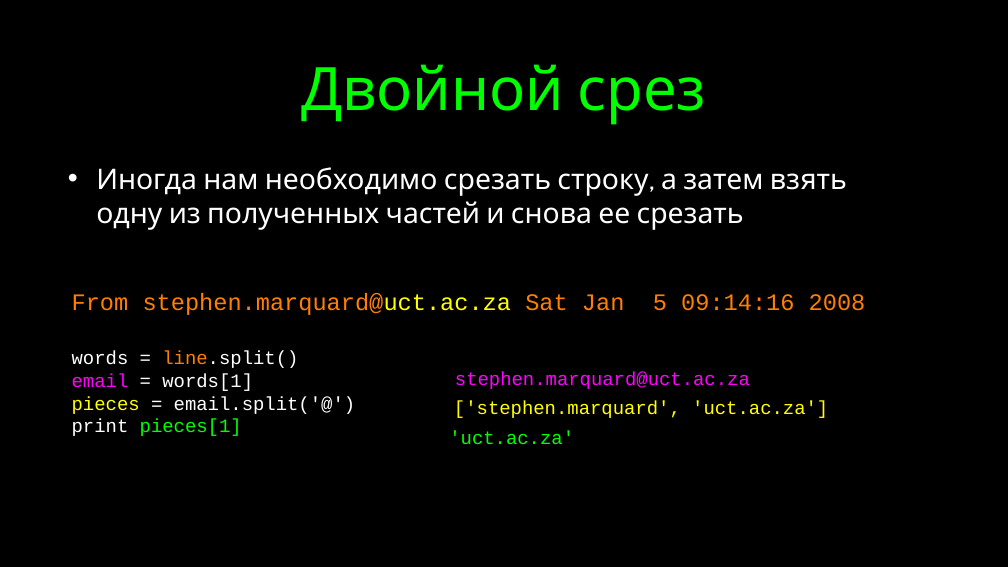
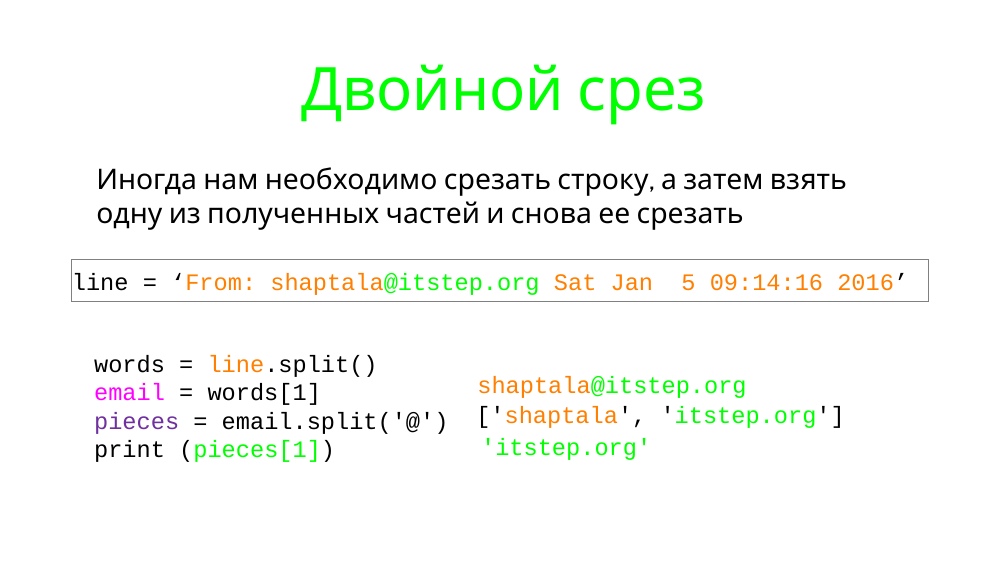
Before and after one commit to maxchv/LearnPython, a slide deck: slide 32 of week06/Strings.pptx. Drawn at 1008x567 pixels with LibreOffice and Linux fonts; fonts in the diff are those of the drawing. Boxes give left, top, right and bottom in pixels: in the first picture for what was removed or moved away, otherwise in the second. Text is boxed around its words. In the diff, an @@ line names an element or a change of style, - is before the commit and + after.

```diff
--- a/week06/Strings.pptx
+++ b/week06/Strings.pptx
@@ background #000000 to #FFFFFF @@
@@ text "Иногда нам необходимо срезать строку, ..." at [96,167,847,230]: text colour #FFFFFF to #000000 @@
@@ rectangle "line = ‘From: shaptala@itstep.org Sat ...": place and size @@
-rectangle "line = ‘From: shaptala@itstep.org Sat ..." at [72,293,866,315]
+rectangle "line = ‘From: shaptala@itstep.org Sat ..." at [72,260,929,302]
@@ rectangle "line = ‘From: shaptala@itstep.org Sat ..." at [72,260,929,302]: outline none to #808080 0.75 pt @@
@@ text in rectangle at [72,273,908,295]: text changed @@
-From stephen.marquard@uct.ac.za Sat Jan 5 09:14:16 2008
+line = ‘From: shaptala@itstep.org Sat Jan 5 09:14:16 2016’
@@ text at [94,355,449,434]: size 24 to 30 pt in "words = line.split()", "email = words[1]", "pieces = email.split('@')"; text colour #FFFFFF to #000000 in "words = line.split()", "= words[1]", "= email.split('@')"; text colour #FFFF00 to #7030A0 in "pieces" @@
@@ text "words = line.split()": place and size @@
-text "words = line.split()" at [72,351,356,436]
+text "words = line.split()" at [94,355,449,462]
@@ text at [477,376,746,398]: text changed; size 24 to 30 pt; text colour #FF00FF to #00FF00 @@
-stephen.marquard@uct.ac.za
+shaptala@itstep.org
@@ text at [476,406,845,428]: text changed; size 24 to 30 pt; text colour #FFFF00 to #00FF00 @@
-['stephen.marquard', 'uct.ac.za']
+['shaptala', 'itstep.org']
@@ text at [94,440,335,462]: text changed; size 24 to 30 pt; text colour #000000 to #00FF00 @@
-print pieces[1]
-print pieces[1]
+print (pieces[1])
@@ text at [481,438,651,460]: text changed; size 24 to 30 pt @@
-'uct.ac.za'
+'itstep.org'
```
Also in this commit, not shown: 12 other slides changed, 6 slides added, 7 slides removed, 1 other file.
